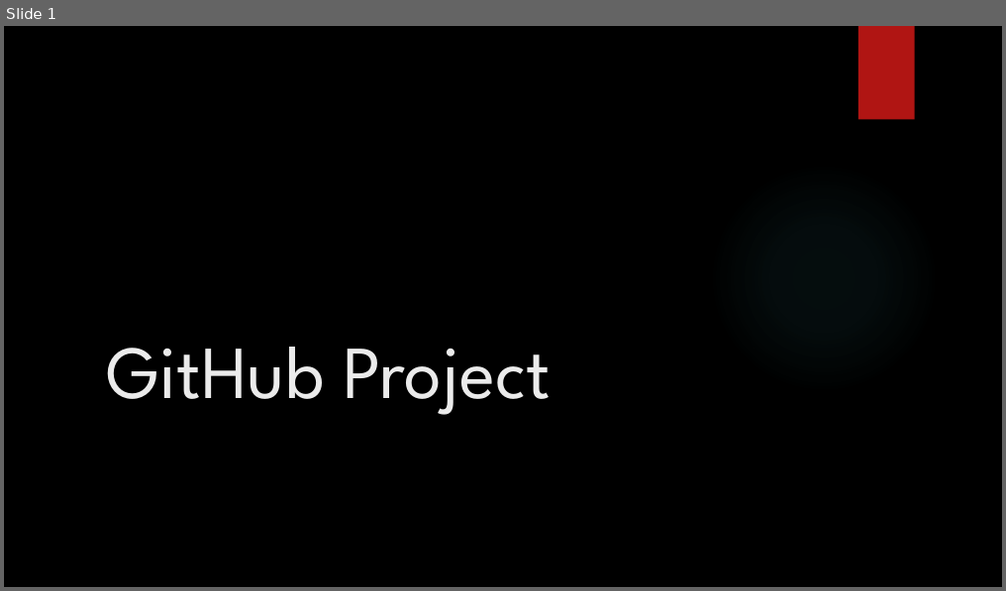
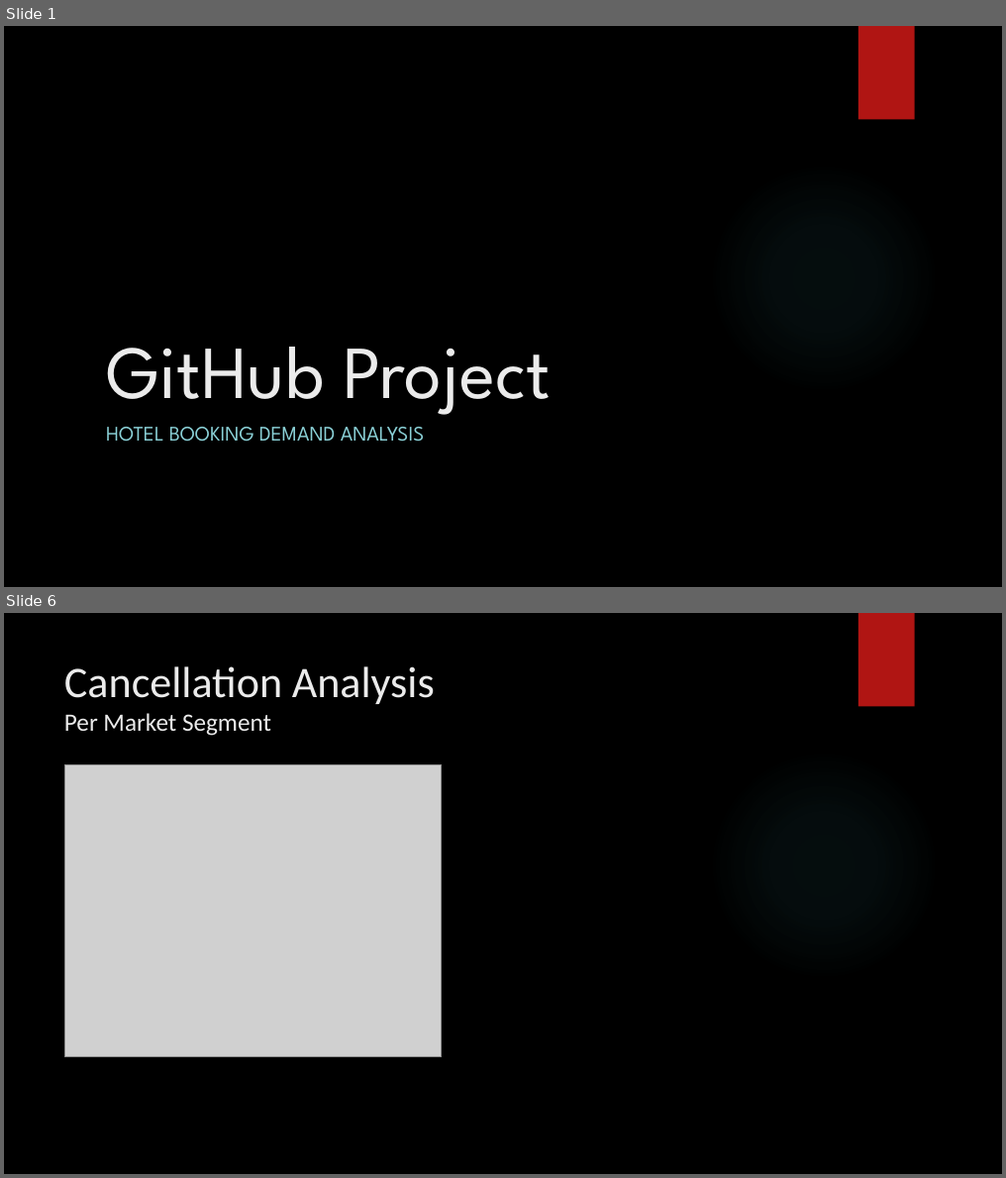
Before and after one commit to Konadrak/GitHub_Project_1a-Team_A, a slide deck: Presentation/GitHub Project Presentation.pptx. Shown one above the other, each under a label of ours: slide 1 before the commit, slides 1 and 6 after it; the slides between them are not shown. The pictures are 1006x591 and 1006x1178 pixels, drawn with LibreOffice and Linux fonts; fonts in the diff are those of the drawing; grey boxes stand for pictures; background and template pictures are left out. Boxes give left, top, right and bottom in pixels: in the first picture for what was removed or moved away, otherwise in the second. Text is boxed around its words. In the diff, an @@ line names an element or a change of style, - is before the commit and + after.

Commit message:
Analysis and Presentation

```diff
--- a/Presentation/GitHub Project Presentation.pptx
+++ b/Presentation/GitHub Project Presentation.pptx
@@ slide 6 added at (4,613,1002,1174), background picture (left out); not listed: 2 template elements that a slide beside it also shows @@
@@ title added at (64,666,435,736), 42 pt, text #EBEBEB @@
+Cancellation Analysis
+Per Market Segment
@@ picture added at (64,765,442,1058) @@
@@ slide 1 changed as well @@
@@ subtitle added at (106,427,425,442), 20 pt, text #8AD0D6 @@
+HOTEL BOOKING DEMAND ANALYSIS
```
Also in this commit, not shown: 11 other slides added, 2 slides removed, 3 other files.
